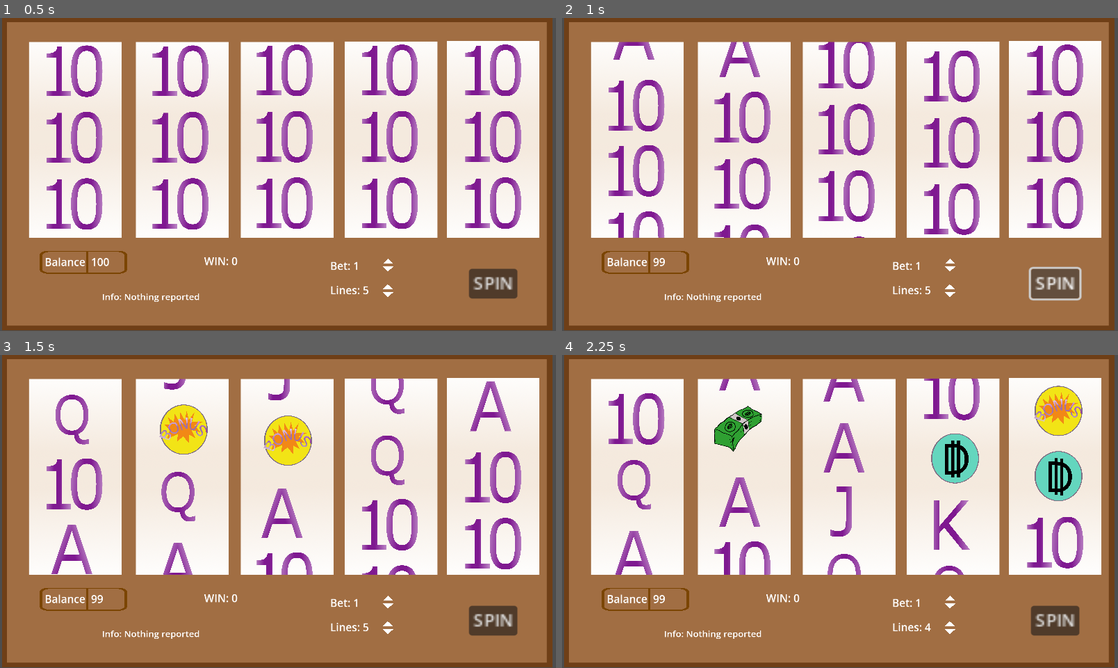
Above: before the commit, frames 1-4 (two rows, left to right).
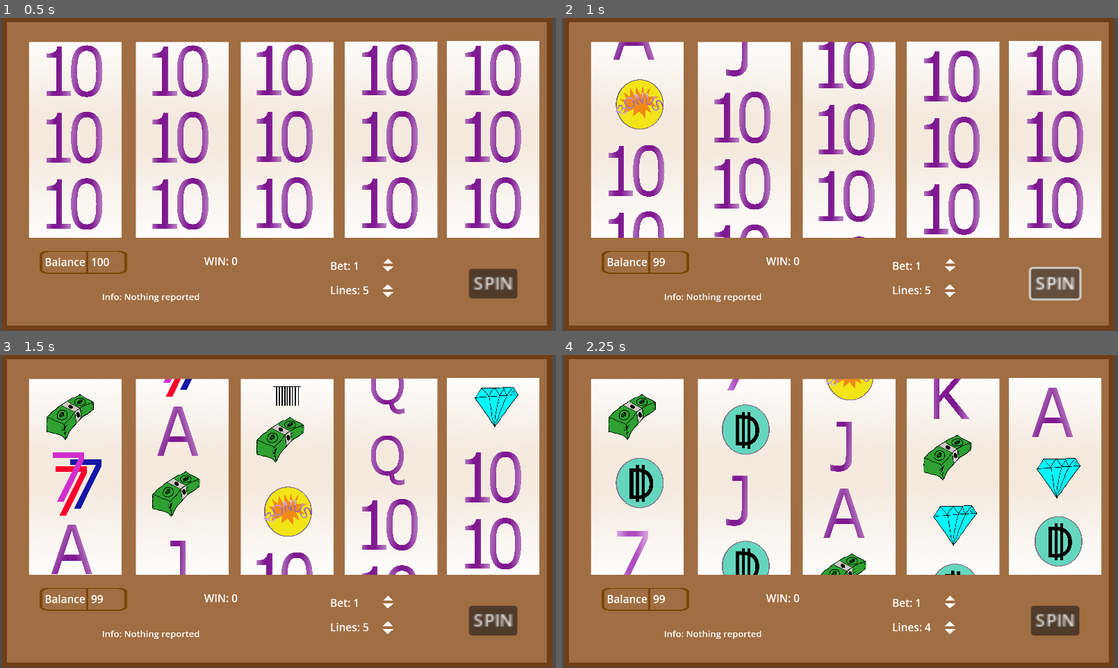
Above: after the commit, the same moments.

Repository: T33py/MonteCarlo
Game: Godot game, scene res://SlotMachineThings/SlotMachine.tscn
Same seed, same stepped clock (60 frames per second), same inputs: the game is played once before the commit and once after it.
Inputs (mouse positions are in pixels of both pictures, inside the frame that each line leads up to):
- Up to frame 1 (0.5 s): no input
- Up to frame 2 (1 s): click "SPIN" at 0.5 s
- Up to frame 3 (1.5 s): click (389, 624) at 1.25 s
- Up to frame 4 (2.25 s): click (951, 630) at 2 s

Frame 1 is identical in both runs. In frame 2, 1.7% of the frame differs, in the area x 8-36%, y 7-37%; in frame 3, 7.7%; in frame 4, 14%, in the area x 8-94%, y 7-71%.

Commit message:
More symbols and better odds management

Diff:
--- a/BeatingTheHouse/SlotMachineThings/PayoutTables.gd
+++ b/BeatingTheHouse/SlotMachineThings/PayoutTables.gd
@@ -1,23 +1,32 @@
 extends Node
 
+# "7", "10", "J", "Q", "K", "A", "777", "B1", "B2", "T1", "T2", "S"
 var linepays = {
-	"10": [0.1, 0.5,  1,  1.5, 2],
-	"J" : [0.2,   1,  2,    3, 4],
-	"Q" : [0.3, 1.5,  3,  4.5, 6],
-	"K" : [0.4,   2,  4,    6, 8],
-	"A" : [0.5, 2.5,  5,  7.5, 10],
-	"T1": [0.6,   3,  6,    9, 12],
-	"T2": [0.7, 3.5,  7, 10.5, 14],
-	"B1": [  0,   0, 20,   50, 100],
+	"7":  [0.1, 0.3, 0.5, 0.75, 1],
+	"777":[0.5, 2.5,   5,  7.5, 10],
+	"10": [0.1, 0.5,   1,  1.5, 2],
+	"J" : [0.2,   1,   2,    3, 4],
+	"Q" : [0.3, 1.5,   3,  4.5, 6],
+	"K" : [0.4,   2,   4,    6, 8],
+	"A" : [0.5, 2.5,   5,  7.5, 10],
+	"T1": [0.6,   3,   6,    9, 12],
+	"T2": [0.7, 3.5,   7, 10.5, 14],
+	"B1": [  5,  10,  20,   50, 100],
+	"B2": [  5,  10,  20,   50, 100],
+	"S":  [  0,   0,   0,    0, 0],
 }
 
 var hitpays = {
-	"10": 0.2,
-	"J" : 0.4,
-	"Q" : 0.6,
-	"K" : 0.8,
-	"A" : 1,
-	"T1": 1.2,
-	"T2": 1.4,
-	"B1": 2,
+	"7"  : 0.1,
+	"777": 0.1,
+	"10" : 0.2,
+	"J"  : 0.4,
+	"Q"  : 0.6,
+	"K"  : 0.8,
+	"A"  : 1,
+	"T1" : 1.2,
+	"T2" : 1.4,
+	"B1" : 2,
+	"B2" : 2,
+	"S"  : 0,
 }
--- a/BeatingTheHouse/SlotMachineThings/SlotMachine.gd
+++ b/BeatingTheHouse/SlotMachineThings/SlotMachine.gd
@@ -46,6 +46,8 @@
 		wheel.stop_delay = delay
 		delay += wheel_start_stop_delay
 
+	wheels[2].tiles[2].change_odds("S", 100)
+
 	linepays = get_node("PayoutTables").linepays
 	hitpays = get_node("PayoutTables").hitpays
 	utility = get_node("Utility")
@@ -70,9 +72,8 @@
 		if finished:
 			playing = false
 			var won = determine_win()
+			display_win(won)
 			balance += won
-			playing = false
-			display_win(won)
 			display_balance()
 
 	pass
--- a/BeatingTheHouse/SlotMachineThings/SlotMachine.tscn
+++ b/BeatingTheHouse/SlotMachineThings/SlotMachine.tscn
@@ -15,10 +15,14 @@
 [ext_resource type="Texture2D" uid="uid://bvcw5m6jpmc8i" path="res://SlotMachineThings/Art/Bonus.png" id="10_6qgag"]
 [ext_resource type="Texture2D" uid="uid://6cogfaqprt7l" path="res://SlotMachineThings/Art/TileBorder.png" id="10_jaau4"]
 [ext_resource type="Texture2D" uid="uid://hhhboouhgcm6" path="res://SlotMachineThings/Art/Dosh.png" id="11_ds13v"]
+[ext_resource type="Texture2D" uid="uid://dhn61jql5wxkd" path="res://SlotMachineThings/Art/7.png" id="12_oodhr"]
+[ext_resource type="Texture2D" uid="uid://cn1ogyhck38wq" path="res://SlotMachineThings/Art/777.png" id="13_hqwxk"]
 [ext_resource type="Texture2D" uid="uid://ojtsg26hewx" path="res://SlotMachineThings/Art/Triangle.png" id="13_om05i"]
 [ext_resource type="Script" path="res://SlotMachineThings/BetDownButton.gd" id="14_l38px"]
 [ext_resource type="Script" path="res://SlotMachineThings/BetUpButton.gd" id="14_l47uy"]
+[ext_resource type="Texture2D" uid="uid://c6gdmfdfjq0yc" path="res://SlotMachineThings/Art/Diamond.png" id="14_ugcvu"]
 [ext_resource type="Script" path="res://SlotMachineThings/LinesUpButton.gd" id="15_1j3sc"]
+[ext_resource type="Texture2D" uid="uid://dgkwcy02r0m23" path="res://SlotMachineThings/Art/Skull.png" id="15_dx3ic"]
 [ext_resource type="BitMap" uid="uid://u7flebwfrda3" path="res://SlotMachineThings/Art/TriangleMask.png" id="15_m11h5"]
 [ext_resource type="Script" path="res://SlotMachineThings/LinesDownButton.gd" id="16_ahmyh"]
 [ext_resource type="Script" path="res://SlotMachineThings/PayoutTables.gd" id="19_7kfsu"]
@@ -52,9 +56,21 @@
 }, {
 "duration": 1.0,
 "texture": ExtResource("11_ds13v")
+}, {
+"duration": 1.0,
+"texture": ExtResource("12_oodhr")
+}, {
+"duration": 1.0,
+"texture": ExtResource("13_hqwxk")
+}, {
+"duration": 1.0,
+"texture": ExtResource("14_ugcvu")
+}, {
+"duration": 1.0,
+"texture": ExtResource("15_dx3ic")
 }],
 "loop": false,
-"name": &"default",
+"name": &"Tile",
 "speed": 2.0
 }]
 
@@ -82,6 +98,7 @@
 position = Vector2(154, -30)
 scale = Vector2(0.123344, 0.133776)
 sprite_frames = SubResource("SpriteFrames_aat5b")
+animation = &"Tile"
 script = ExtResource("3_8h6d0")
 
 [node name="TileBorder" type="Sprite2D" parent="Wheel1/Tile0"]
@@ -93,6 +110,7 @@
 position = Vector2(154, 110)
 scale = Vector2(0.123344, 0.133776)
 sprite_frames = SubResource("SpriteFrames_aat5b")
+animation = &"Tile"
 script = ExtResource("3_8h6d0")
 
 [node name="TileBorder" type="Sprite2D" parent="Wheel1/Tile1"]
@@ -104,6 +122,7 @@
 position = Vector2(154, 250)
 scale = Vector2(0.123344, 0.133776)
 sprite_frames = SubResource("SpriteFrames_aat5b")
+animation = &"Tile"
 script = ExtResource("3_8h6d0")
 
 [node name="TileBorder" type="Sprite2D" parent="Wheel1/Tile2"]
@@ -115,6 +134,7 @@
 position = Vector2(154, 390)
 scale = Vector2(0.123344, 0.133776)
 sprite_frames = SubResource("SpriteFrames_aat5b")
+animation = &"Tile"
 script = ExtResource("3_8h6d0")
 
 [node name="TileBorder" type="Sprite2D" parent="Wheel1/Tile3"]
@@ -126,6 +146,7 @@
 position = Vector2(154, 530)
 scale = Vector2(0.123344, 0.133776)
 sprite_frames = SubResource("SpriteFrames_aat5b")
+animation = &"Tile"
 script = ExtResource("3_8h6d0")
 
 [node name="TileBorder" type="Sprite2D" parent="Wheel1/Tile4"]
@@ -149,6 +170,7 @@
 position = Vector2(154, -30)
 scale = Vector2(0.123344, 0.133776)
 sprite_frames = SubResource("SpriteFrames_aat5b")
+animation = &"Tile"
 script = ExtResource("3_8h6d0")
 
 [node name="TileBorder" type="Sprite2D" parent="Wheel2/Tile0"]
@@ -160,6 +182,7 @@
 position = Vector2(154, 110)
 scale = Vector2(0.123344, 0.133776)
 sprite_frames = SubResource("SpriteFrames_aat5b")
+animation = &"Tile"
 script = ExtResource("3_8h6d0")
 
 [node name="TileBorder" type="Sprite2D" parent="Wheel2/Tile1"]
@@ -171,6 +194,7 @@
 position = Vector2(154, 250)
 scale = Vector2(0.123344, 0.133776)
 sprite_frames = SubResource("SpriteFrames_aat5b")
+animation = &"Tile"
 script = ExtResource("3_8h6d0")
 
 [node name="TileBorder" type="Sprite2D" parent="Wheel2/Tile2"]
@@ -182,6 +206,7 @@
 position = Vector2(154, 390)
 scale = Vector2(0.123344, 0.133776)
 sprite_frames = SubResource("SpriteFrames_aat5b")
+animation = &"Tile"
 script = ExtResource("3_8h6d0")
 
 [node name="TileBorder" type="Sprite2D" parent="Wheel2/Tile3"]
@@ -193,6 +218,7 @@
 position = Vector2(154, 530)
 scale = Vector2(0.123344, 0.133776)
 sprite_frames = SubResource("SpriteFrames_aat5b")
+animation = &"Tile"
 script = ExtResource("3_8h6d0")
 
 [node name="TileBorder" type="Sprite2D" parent="Wheel2/Tile4"]
@@ -216,6 +242,7 @@
 position = Vector2(154, -30)
 scale = Vector2(0.123344, 0.133776)
 sprite_frames = SubResource("SpriteFrames_aat5b")
+animation = &"Tile"
 script = ExtResource("3_8h6d0")
 
 [node name="TileBorder" type="Sprite2D" parent="Wheel3/Tile0"]
@@ -227,6 +254,7 @@
 position = Vector2(154, 110)
 scale = Vector2(0.123344, 0.133776)
 sprite_frames = SubResource("SpriteFrames_aat5b")
+animation = &"Tile"
 script = ExtResource("3_8h6d0")
 
 [node name="TileBorder" type="Sprite2D" parent="Wheel3/Tile1"]
@@ -238,6 +266,7 @@
 position = Vector2(154, 250)
 scale = Vector2(0.123344, 0.133776)
 sprite_frames = SubResource("SpriteFrames_aat5b")
+animation = &"Tile"
 script = ExtResource("3_8h6d0")
 
 [node name="TileBorder" type="Sprite2D" parent="Wheel3/Tile2"]
@@ -249,6 +278,7 @@
 position = Vector2(154, 390)
 scale = Vector2(0.123344, 0.133776)
 sprite_frames = SubResource("SpriteFrames_aat5b")
+animation = &"Tile"
 script = ExtResource("3_8h6d0")
 
 [node name="TileBorder" type="Sprite2D" parent="Wheel3/Tile3"]
@@ -260,6 +290,7 @@
 position = Vector2(154, 530)
 scale = Vector2(0.123344, 0.133776)
 sprite_frames = SubResource("SpriteFrames_aat5b")
+animation = &"Tile"
 script = ExtResource("3_8h6d0")
 
 [node name="TileBorder" type="Sprite2D" parent="Wheel3/Tile4"]
@@ -283,6 +314,7 @@
 position = Vector2(154, -30)
 scale = Vector2(0.123344, 0.133776)
 sprite_frames = SubResource("SpriteFrames_aat5b")
+animation = &"Tile"
 script = ExtResource("3_8h6d0")
 
 [node name="TileBorder" type="Sprite2D" parent="Wheel4/Tile0"]
@@ -294,6 +326,7 @@
 position = Vector2(154, 110)
 scale = Vector2(0.123344, 0.133776)
 sprite_frames = SubResource("SpriteFrames_aat5b")
+animation = &"Tile"
 script = ExtResource("3_8h6d0")
 
 [node name="TileBorder" type="Sprite2D" parent="Wheel4/Tile1"]
@@ -305,6 +338,7 @@
 position = Vector2(154, 250)
 scale = Vector2(0.123344, 0.133776)
 sprite_frames = SubResource("SpriteFrames_aat5b")
+animation = &"Tile"
 script = ExtResource("3_8h6d0")
 
 [node name="TileBorder" type="Sprite2D" parent="Wheel4/Tile2"]
@@ -316,6 +350,7 @@
 position = Vector2(154, 390)
 scale = Vector2(0.123344, 0.133776)
 sprite_frames = SubResource("SpriteFrames_aat5b")
+animation = &"Tile"
 script = ExtResource("3_8h6d0")
 
 [node name="TileBorder" type="Sprite2D" parent="Wheel4/Tile3"]
@@ -327,6 +362,7 @@
 position = Vector2(154, 530)
 scale = Vector2(0.123344, 0.133776)
 sprite_frames = SubResource("SpriteFrames_aat5b")
+animation = &"Tile"
 script = ExtResource("3_8h6d0")
 
 [node name="TileBorder" type="Sprite2D" parent="Wheel4/Tile4"]
@@ -350,6 +386,7 @@
 position = Vector2(154, -30)
 scale = Vector2(0.123344, 0.133776)
 sprite_frames = SubResource("SpriteFrames_aat5b")
+animation = &"Tile"
 script = ExtResource("3_8h6d0")
 
 [node name="TileBorder" type="Sprite2D" parent="Wheel5/Tile0"]
@@ -361,6 +398,7 @@
 position = Vector2(154, 110)
 scale = Vector2(0.123344, 0.133776)
 sprite_frames = SubResource("SpriteFrames_aat5b")
+animation = &"Tile"
 script = ExtResource("3_8h6d0")
 
 [node name="TileBorder" type="Sprite2D" parent="Wheel5/Tile1"]
@@ -372,6 +410,7 @@
 position = Vector2(154, 250)
 scale = Vector2(0.123344, 0.133776)
 sprite_frames = SubResource("SpriteFrames_aat5b")
+animation = &"Tile"
 script = ExtResource("3_8h6d0")
 
 [node name="TileBorder" type="Sprite2D" parent="Wheel5/Tile2"]
@@ -383,6 +422,7 @@
 position = Vector2(154, 390)
 scale = Vector2(0.123344, 0.133776)
 sprite_frames = SubResource("SpriteFrames_aat5b")
+animation = &"Tile"
 script = ExtResource("3_8h6d0")
 
 [node name="TileBorder" type="Sprite2D" parent="Wheel5/Tile3"]
@@ -394,6 +434,7 @@
 position = Vector2(154, 530)
 scale = Vector2(0.123344, 0.133776)
 sprite_frames = SubResource("SpriteFrames_aat5b")
+animation = &"Tile"
 script = ExtResource("3_8h6d0")
 
 [node name="TileBorder" type="Sprite2D" parent="Wheel5/Tile4"]
--- a/BeatingTheHouse/SlotMachineThings/Tile.gd
+++ b/BeatingTheHouse/SlotMachineThings/Tile.gd
@@ -1,11 +1,13 @@
 extends AnimatedSprite2D
 
 var time = 0
+var rand = RandomNumberGenerator.new()
 
 # variables for display
 var border
 var am_supposed_to_be = 0
-var currently_am = 0
+var currently_am = "7"
+var current_frame = 8
 var in_lines = []
 var current_line_idx = 0
 var line_border_timer = 0
@@ -22,31 +24,39 @@
 var wait_to_move = 0
 var wait_to_stop = 0
 
-var symbols = ["10", "J", "Q", "K", "A", "B1", "T1", "T2"]
+var symbols = ["7", "10", "J", "Q", "K", "A", "777", "B1", "B2", "T1", "T2", "S"]
+var odds =    [100,  100, 100, 100, 100, 100,   100,  100,  100,  100,  100,   0]
+var sum_of_odds = 0
+
 var frames = {
+	"7": 8,
 	"10": 0,
 	"J": 1,
 	"Q": 2,
 	"K": 3,
 	"A": 4,
+	"777": 9,
 	"B1": 5,
+	"B2": 10,
 	"T1": 6,
 	"T2": 7,
+	"S": 11,
 }
 
 # Called when the node enters the scene tree for the first time.
 func _ready():
 	border = get_node("TileBorder")
 	line_border_timer = line_border_show_time
+	sum_of_odds = sum(odds)
 	pass # Replace with function body.
 
 
 
 # Called every frame. 'delta' is the elapsed time since the previous frame.
 func _process(delta):
-	if currently_am != am_supposed_to_be:
+	if current_frame != am_supposed_to_be:
 		frame = am_supposed_to_be
-		currently_am = am_supposed_to_be
+		current_frame = am_supposed_to_be
 
 	# if we are waiting for something
 	if wait_to_stop > 0:
@@ -153,5 +163,31 @@
 	'''
 	Choose which symbol to display in this sqare
 	'''
-	am_supposed_to_be = frames[symbols.pick_random()]
+	var num = rand.randi_range(0, sum_of_odds)
+	var choise
+	for i in range(len(odds)):
+		num -= odds[i]
+		if num <= 0 and odds[i] != 0:
+			choise = symbols[i]
+			break
+
+	currently_am = choise
+	am_supposed_to_be = frames[currently_am]
 	pass
+
+
+func change_odds(symbol, change):
+	'''
+	Change the odds of the provided symbol for this wheel
+	'''
+	var i = symbols.find(symbol)
+	odds[i] += change
+	sum_of_odds += change
+	print("Odss of " + symbol + " -> " + str(odds[i]))
+	pass
+
+func sum(list):
+	var s = 0
+	for n in list:
+		s += n
+	return s
--- a/BeatingTheHouse/SlotMachineThings/Wheel.gd
+++ b/BeatingTheHouse/SlotMachineThings/Wheel.gd
@@ -58,7 +58,7 @@
 	var outcome = []
 	for i in range(len(tiles)):
 		if i > 0 and i < len(tiles)-1:
-			outcome.append(tiles[i].symbols[tiles[i].currently_am])
+			outcome.append(tiles[i].currently_am)
 	return outcome
 
 func spin(delay = 0):
Binary file added: BeatingTheHouse/SlotMachineThings/Art/7.png
Not shown, added: BeatingTheHouse/SlotMachineThings/Art/7.png.import
Binary file added: BeatingTheHouse/SlotMachineThings/Art/777.png
Not shown, added: BeatingTheHouse/SlotMachineThings/Art/777.png.import
Binary file added: BeatingTheHouse/SlotMachineThings/Art/Diamond.png
Not shown, added: BeatingTheHouse/SlotMachineThings/Art/Diamond.png.import
Binary file added: BeatingTheHouse/SlotMachineThings/Art/Skull.png
Not shown, added: BeatingTheHouse/SlotMachineThings/Art/Skull.png.import
Not shown: 1 places in BeatingTheHouse/SlotMachineThings/SlotMachine.tscn that only renumber resources
Not shown, changed: BeatingTheHouse/SlotMachineThings/Art/Tilebg.xcf
